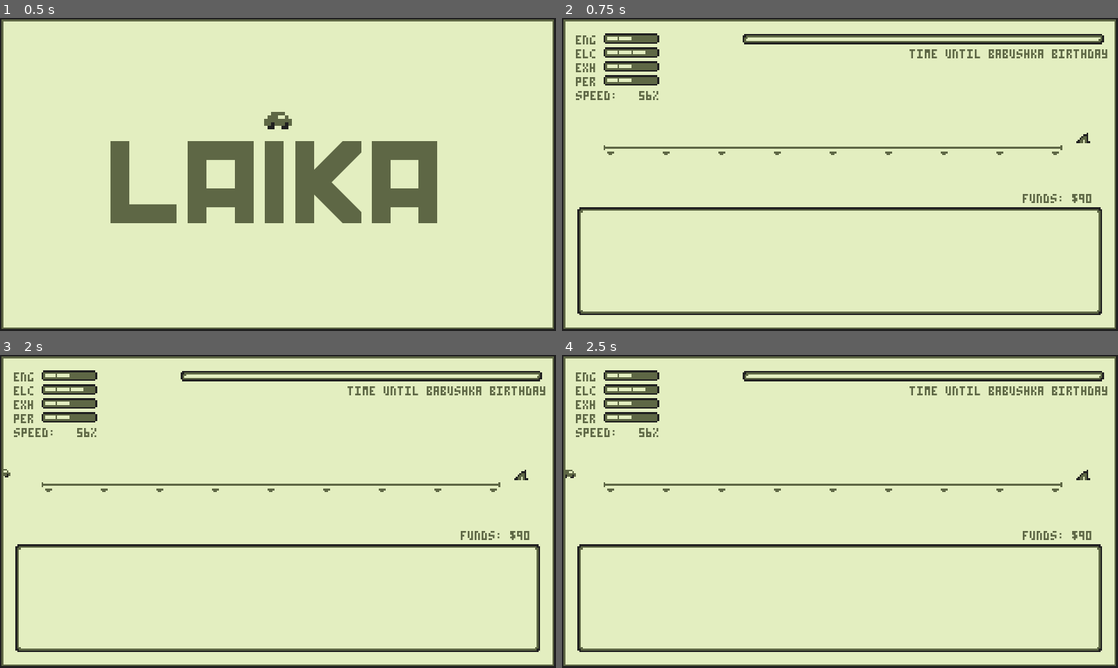
Above: before the commit, frames 1-4 (two rows, left to right).
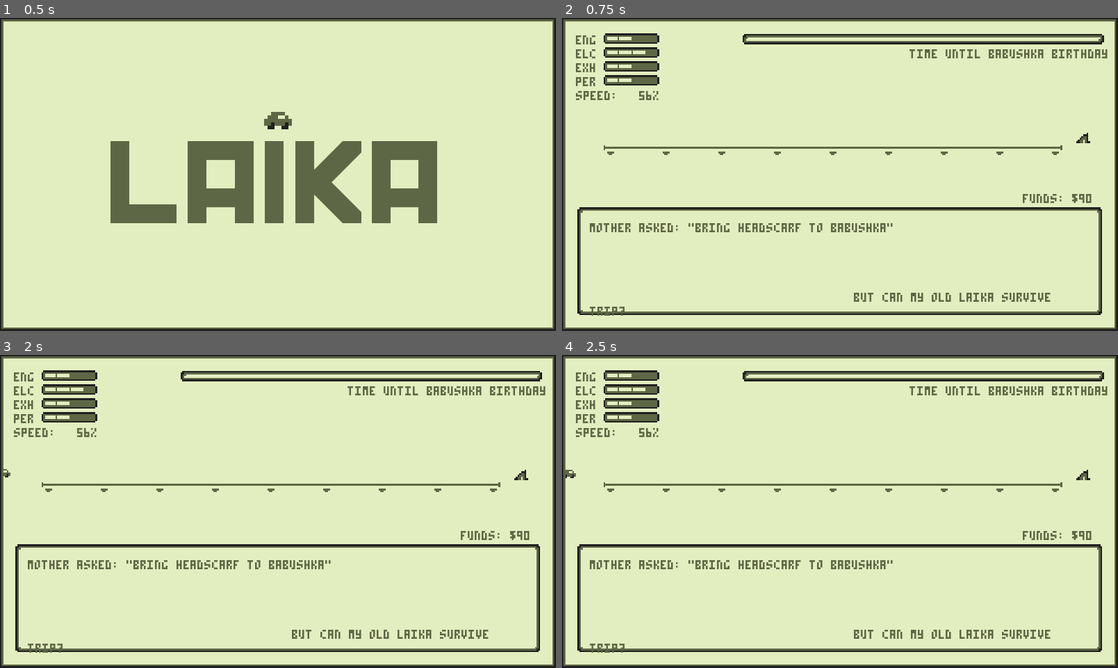
Above: after the commit, the same moments.

Repository: m-trigo/laika
Game: Godot game, scene res://src/scenes/Title.tscn
Two runs of this game, one before a commit and one after it. Both use one fixed random seed, a clock stepped at 60 frames per second and the inputs below. Sound files missing from this copy of the repository are replaced by a short silence.
Inputs:
- Up to frame 1 (0.5 s): no input
- Up to frame 2 (0.75 s): tap Enter at 0.5 s; tap 1 at 0.6 s
- Up to frame 3 (2 s): tap Space at 1.25 s; tap 2 at 1.35 s
- Up to frame 4 (2.5 s): tap Enter at 2 s; tap 3 at 2.1 s

Frame 1 is identical in both runs. In frame 2, 1.3% of the frame differs, in the area x 5-88%, y 65-96%; in frame 3, 1.3%; in frame 4, 1.3%.

Commit message:
Adds the game's story

Diff:
--- a/src/scenes/Main.tscn
+++ b/src/scenes/Main.tscn
@@ -32,6 +32,12 @@
 margin_bottom = -8.0
 custom_fonts/font = ExtResource( 6 )
 custom_colors/font_color = Color( 0.368627, 0.403922, 0.270588, 1 )
+text = "MOTHER ASKED: \"BRING HEADSCARF TO BABUSHKA\"
+
+
+
+
+                                      BUT CAN MY OLD LAIKA SURVIVE TRIP?"
 autowrap = true
 __meta__ = {
 "_edit_use_anchors_": false
